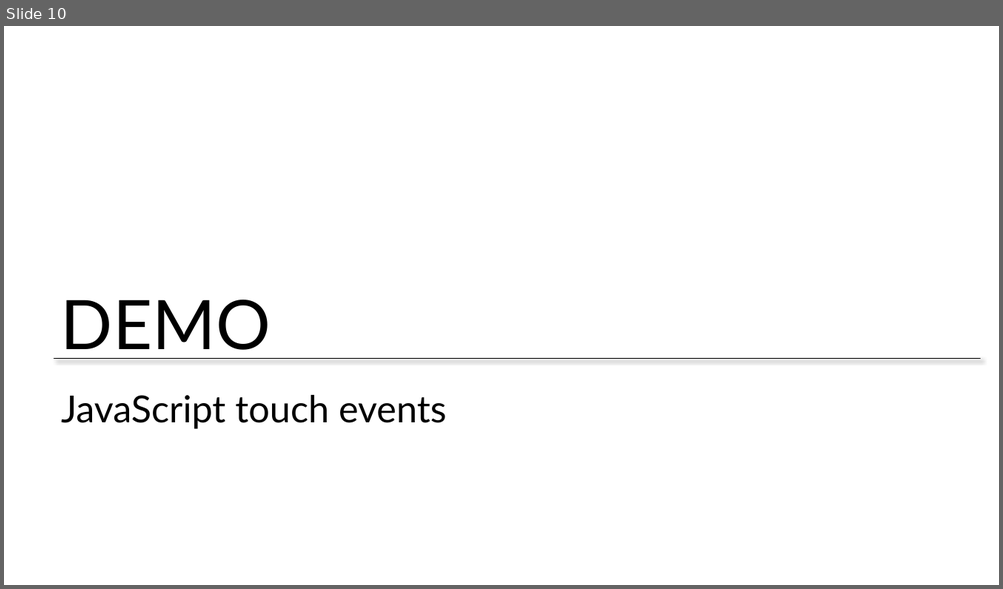
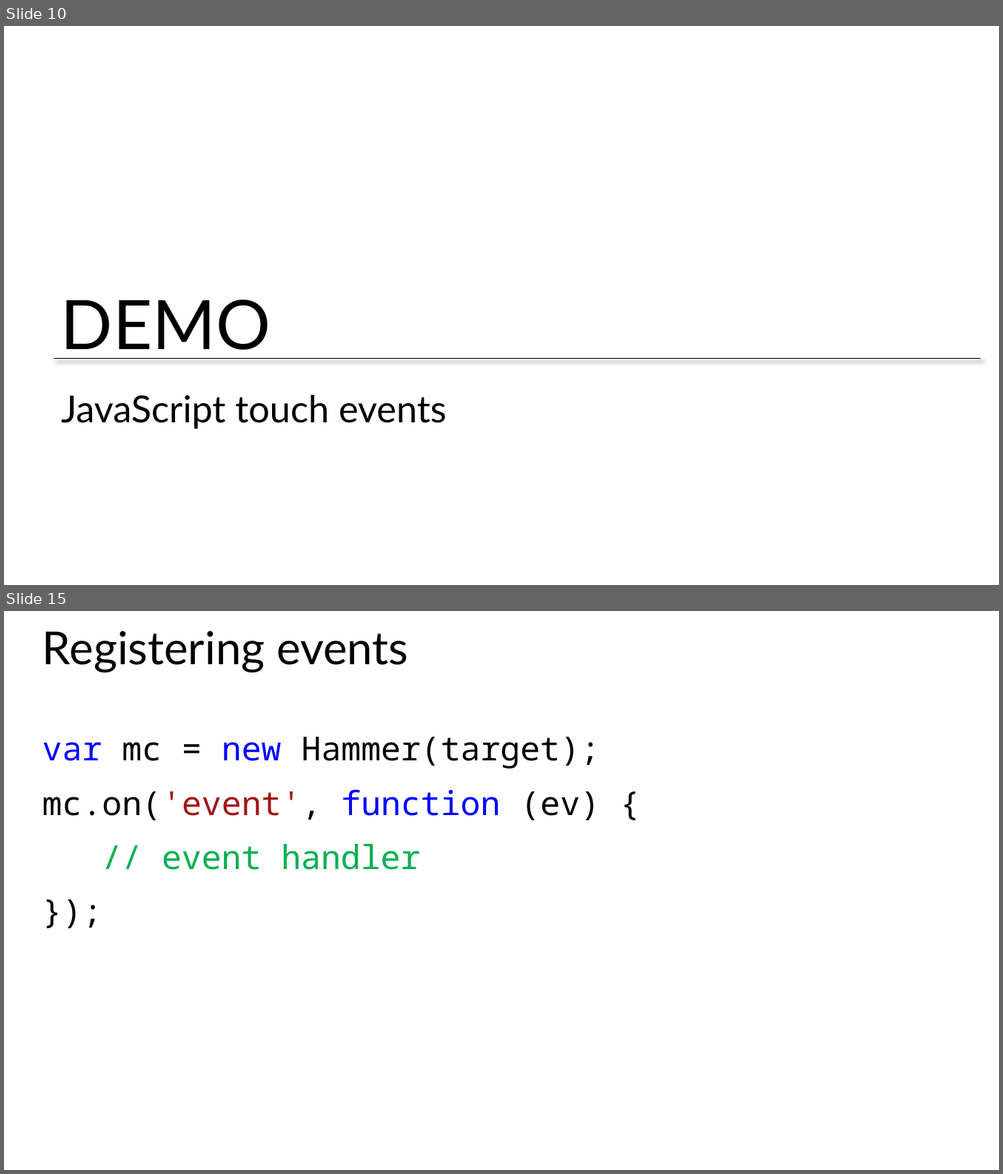
Before and after one commit to CharaD7/FrayedKnot, a slide deck: Slides/Mod 3 - Integrating Touch.pptx. Shown one above the other, each under a label of ours: slide 10 before the commit, slides 10 and 15 after it; the slides between them are not shown. The pictures are 1003x589 and 1003x1174 pixels, drawn with LibreOffice and Linux fonts; fonts in the diff are those of the drawing; background and template pictures are left out. Boxes give left, top, right and bottom in pixels: in the first picture for what was removed or moved away, otherwise in the second. Text is boxed around its words. In the diff, an @@ line names an element or a change of style, - is before the commit and + after.

```diff
--- a/Slides/Mod 3 - Integrating Touch.pptx
+++ b/Slides/Mod 3 - Integrating Touch.pptx
@@ slide 15 added at (4, 611, 999, 1170), background #FFFFFF @@
@@ title added at (42, 631, 408, 673), 44 pt, text #000000 @@
+Registering events
@@ text added at (42, 737, 600, 870), 32 pt, text #000000 @@
+var mc = new Hammer(target);
+mc.on('event', function (ev) {
+// event handler
+});
```
Also in this commit, not shown: 8 other slides added, 20 other files.
